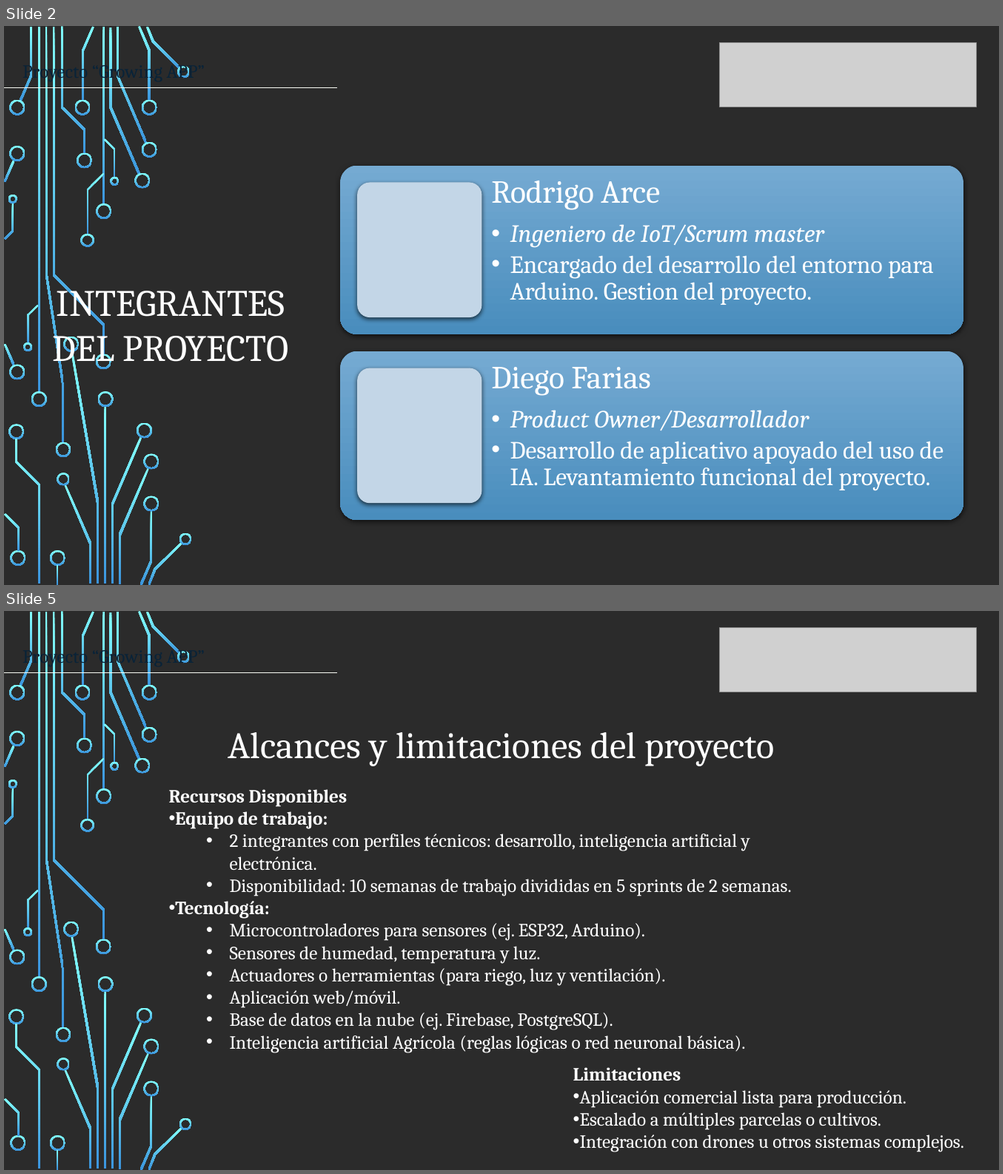
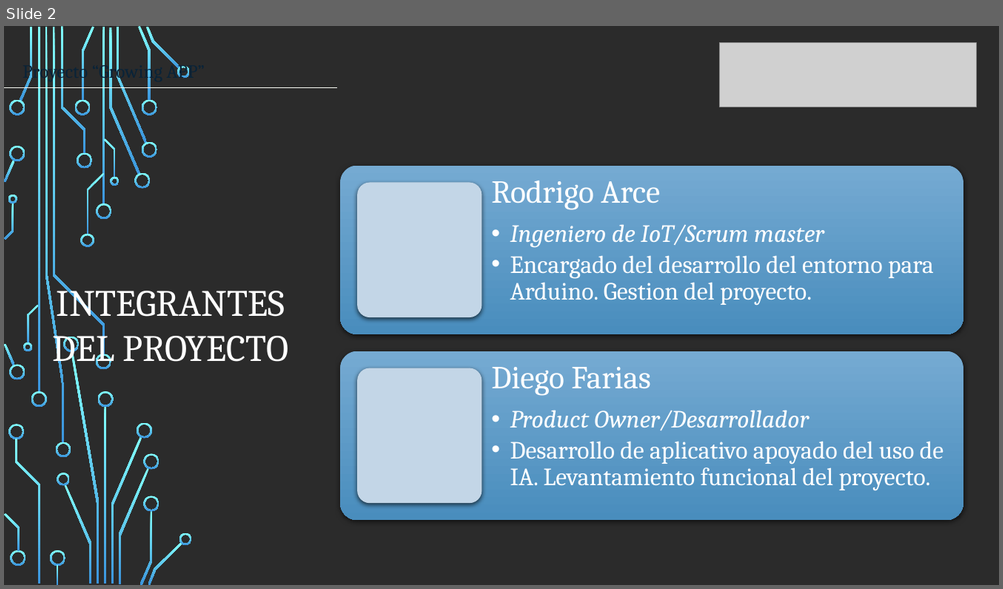
Before and after one commit to DiegoFarias19/GrowingAPP, a slide deck: Entrega Grupal/Presentacion EA1.pptx. Shown one above the other, each under a label of ours: slides 2 and 5 before the commit, slide 2 after it; the slides between them are not shown. The pictures are 1003x1174 and 1003x589 pixels, drawn with LibreOffice and Linux fonts; fonts in the diff are those of the drawing; grey boxes stand for pictures; background and template pictures are left out; a plain dark background stands for a picture behind light text. Boxes give left, top, right and bottom in pixels: in the first picture for what was removed or moved away, otherwise in the second. Text is boxed around its words. In the diff, an @@ line names an element or a change of style, - is before the commit and + after.

```diff
--- a/Entrega Grupal/Presentacion EA1.pptx
+++ b/Entrega Grupal/Presentacion EA1.pptx
@@ slide 5 removed at [4, 611, 999, 1170], background picture (left out); not listed: 54 template elements that a slide beside it also shows @@
@@ picture removed at [720, 628, 976, 692] @@
@@ text removed at [22, 646, 205, 667] @@
-Proyecto “Growing APP”
@@ line removed from (4, 673) to (338, 673) @@
@@ text removed at [228, 732, 774, 766] @@
-Alcances y limitaciones del proyecto
@@ text removed at [169, 789, 791, 1054] @@
-Recursos Disponibles
-• Equipo de trabajo:
-  • 2 integrantes con perfiles técnicos: desarrollo, inteligencia artificial y electrónica.
-  • Disponibilidad: 10 semanas de trabajo divididas en 5 sprints de 2 semanas.
-• Tecnología:
-  • Microcontroladores para sensores (ej. ESP32, Arduino).
-  • Sensores de humedad, temperatura y luz.
-  • Actuadores o herramientas (para riego, luz y ventilación).
-  • Aplicación web/móvil.
-  • Base de datos en la nube (ej. Firebase, PostgreSQL).
-  • Inteligencia artificial Agrícola (reglas lógicas o red neuronal básica).
@@ text removed at [573, 1068, 964, 1153] @@
-Limitaciones
-• Aplicación comercial lista para producción.
-• Escalado a múltiples parcelas o cultivos.
-• Integración con drones u otros sistemas complejos.
```
Also in this commit, not shown: 5 slides changed, 3 slides added, 4 other files.
